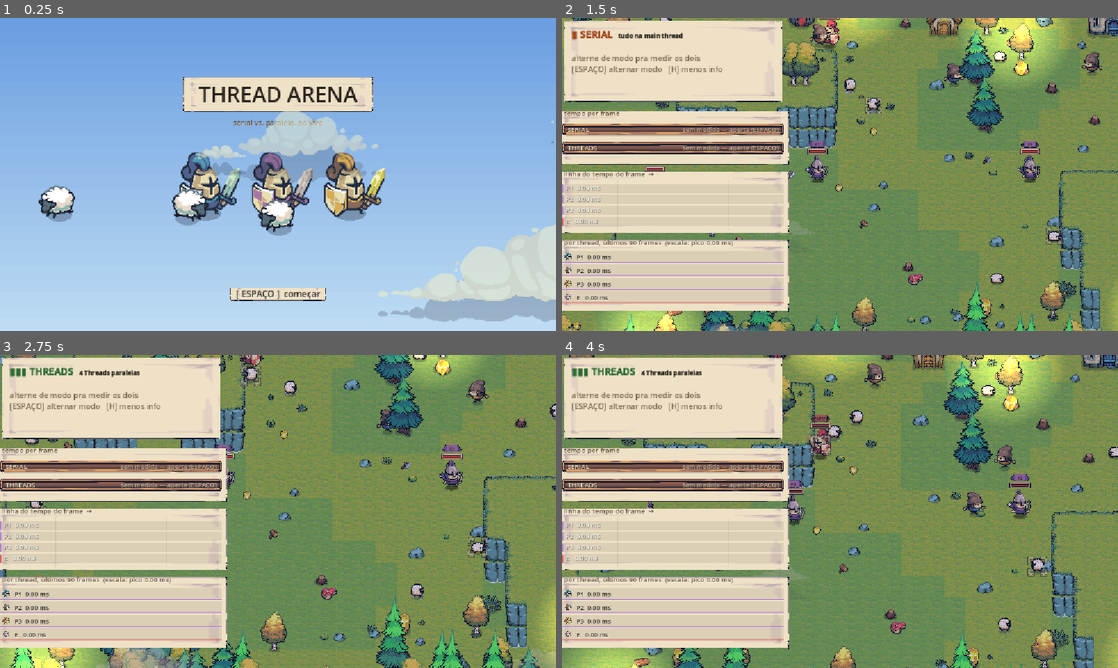
Above: before the commit, frames 1-4 (two rows, left to right).
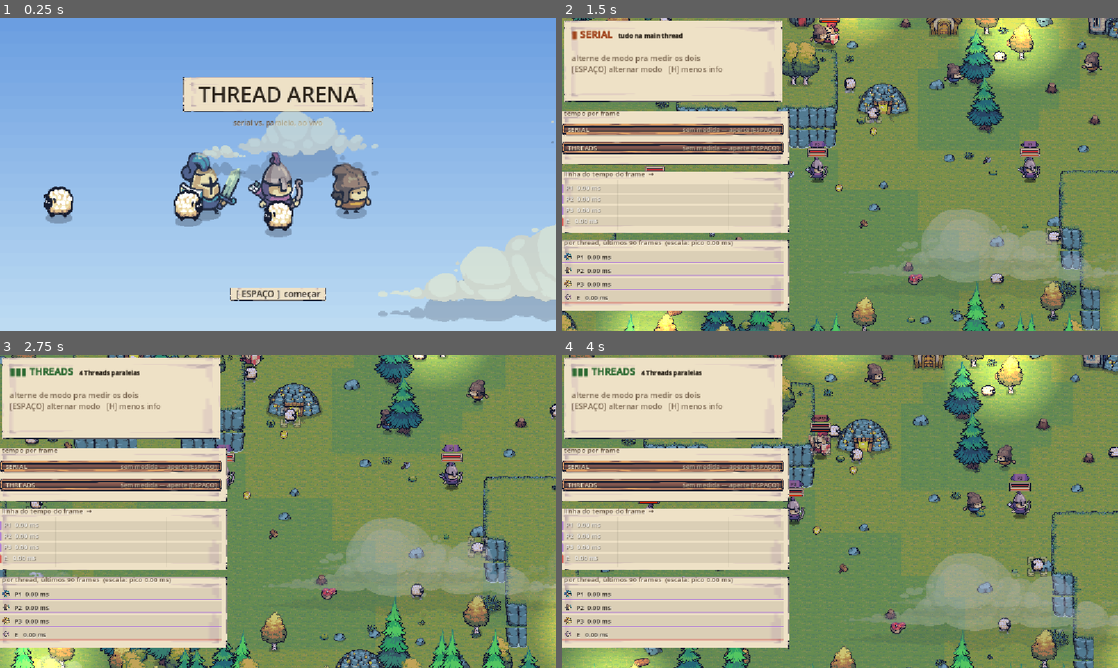
Above: after the commit, the same moments.

Repository: TobsBP/thread-arena
Game: Godot game, scene res://scenes/title_screen.tscn
Same seed, same stepped clock (60 frames per second), same inputs: the game is played once before the commit and once after it.
Inputs:
- Up to frame 1 (0.25 s): no input
- Up to frame 2 (1.5 s): tap Enter (ui_accept) at 0.5, 0.77 s; hold D 0.53-1.28 s; tap J at 0.6 s; hold S from 1.28 s (still down); tap L at 1.35 s
- Up to frame 3 (2.75 s): tap Enter (ui_accept) at 1.52 s; release S at 2.03 s; hold D from 2.03 s (still down); tap F at 2.1 s
- Up to frame 4 (4 s): release D at 2.78 s; hold W 2.78-3.53 s; tap Q at 2.85 s; tap Enter (ui_accept) at 3.02, 3.77 s; hold A from 3.53 s (still down); tap I at 3.6 s

The runs differ from the first frame. In frame 1, 3.9% of the frame differs, in the area x 6-70%, y 42-70%; in frame 2, 6.8%; in frame 3, 9.2%, in the area x 5-100%, y 0-100%; in frame 4, 7.7%.

Commit message:
feat: Update title screen and arena map with new assets and mechanics; enhance unit sprite death animations

Diff:
--- a/scripts/title_screen.gd
+++ b/scripts/title_screen.gd
@@ -26,27 +26,28 @@
 const CLOUD_WIDTH := 576.0
 const CLOUD_LAYOUT_SEED := 20260907  ## mesmo seed do character_select: nuvens alinhadas na transição
 
-## Trio de guerreiros parados de enfeite atrás do título — mesmos skins do
-## seletor de personagem (menos o preto, pra não empatar visualmente com o
-## inimigo vermelho da arena).
+## Trio de enfeite atrás do título — as 3 classes de verdade do seletor de
+## personagem (Guerreiro/Arqueira/Camponês; o Lanceiro/preto fica de fora
+## porque o quadro dele é 320×320, não 192, e bagunçaria o espaçamento).
 const BANNERS := [
 	preload("res://assets/Tiny Swords (Free Pack)/Tiny Swords (Free Pack)/Units/Blue Units/Warrior/Warrior_Idle.png"),
-	preload("res://assets/Tiny Swords (Free Pack)/Tiny Swords (Free Pack)/Units/Purple Units/Warrior/Warrior_Idle.png"),
-	preload("res://assets/Tiny Swords (Free Pack)/Tiny Swords (Free Pack)/Units/Yellow Units/Warrior/Warrior_Idle.png"),
+	preload("res://assets/Tiny Swords (Free Pack)/Tiny Swords (Free Pack)/Units/Purple Units/Archer/Archer_Idle.png"),
+	preload("res://assets/Tiny Swords (Free Pack)/Tiny Swords (Free Pack)/Units/Yellow Units/Pawn/Pawn_Idle.png"),
 ]
+## Quadros de cada um, na mesma ordem de BANNERS acima (Warrior=8, Archer=6, Pawn=8).
+const BANNER_FRAME_COUNTS: Array[int] = [8, 6, 8]
 const BANNER_FRAME_SIZE := Vector2(192.0, 192.0)
 const BANNER_FPS := 8.0
-const BANNER_FRAMES := 8
 const BANNER_SPACING := 150.0
 
 ## Ovelhas atravessando a tela, cada uma no seu ritmo — mesmos assets e
 ## frame_size que main.gd usa pra cenário vivo (Player.frame_size = 128, não
 ## 192: a ovelha é um sprite bem menor que o dos guerreiros, e é desenhada em
 ## tamanho natural, sem escala extra — só copiamos esse mesmo tamanho aqui).
-const SHEEP_MOVE := preload("res://assets/Tiny Swords (Free Pack)/Tiny Swords (Free Pack)/Terrain/Resources/Meat/Sheep/Sheep_Move.png")
+const SHEEP_MOVE := preload("res://assets/Tiny Swords/Tiny Swords (Update 010)/Resources/Sheep/HappySheep_Bouncing.png")
 const SHEEP_FRAME_SIZE := Vector2(128.0, 128.0)
 const SHEEP_FPS := 8.0
-const SHEEP_FRAMES := 4  ## Sheep_Move.png tem 4 quadros (main.gd: r_frames=4)
+const SHEEP_FRAMES := 6  ## HappySheep_Bouncing.png tem 6 quadros (main.gd: r_frames=6)
 ## Escala relativa ao guerreiro: BANNER_FRAME_SIZE é 192, a ovelha é 128 —
 ## aplicando o mesmo fator de scale dos guerreiros (1.6) o tamanho fica igual
 ## à proporção real das duas texturas lado a lado.
@@ -136,9 +137,8 @@
 		draw_rect(Rect2(0.0, i * band_h, vp.x, band_h + 1.0),
 			SKY_TOP.lerp(SKY_BOTTOM, float(i) / float(BANDS - 1)), true)
 
-	## Trio de guerreiros animados, de enfeite, atrás do título.
-	var frame := int(_anim_time * BANNER_FPS) % BANNER_FRAMES
-	var src := Rect2(frame * BANNER_FRAME_SIZE.x, 0.0, BANNER_FRAME_SIZE.x, BANNER_FRAME_SIZE.y)
+	## Trio animado (Guerreiro/Arqueira/Camponês), de enfeite, atrás do título.
+	## Frame size é igual pros três (192), só a contagem de quadros muda.
 	var scale := 1.6
 	var dw := BANNER_FRAME_SIZE.x * scale
 	var dh := BANNER_FRAME_SIZE.y * scale
@@ -146,6 +146,8 @@
 	var banner_top := vp.y * 0.5 - dh * 0.5 + 30.0
 	var first_banner_cx := vp.x * 0.5 - total_w * 0.5
 	for i in BANNERS.size():
+		var frame := int(_anim_time * BANNER_FPS) % BANNER_FRAME_COUNTS[i]
+		var src := Rect2(frame * BANNER_FRAME_SIZE.x, 0.0, BANNER_FRAME_SIZE.x, BANNER_FRAME_SIZE.y)
 		var cx := first_banner_cx + BANNER_SPACING * i
 		draw_texture_rect_region(BANNERS[i],
 			Rect2(cx - dw * 0.5, banner_top, dw, dh), src,
--- a/scripts/world/arena_map.gd
+++ b/scripts/world/arena_map.gd
@@ -77,6 +77,15 @@
 	preload("res://assets/Tiny Swords (Free Pack)/Tiny Swords (Free Pack)/Terrain/Resources/Wood/Trees/Tree4.png"),
 ]
 const TREE_FRAMES := 8  ## as folhas de árvore são 8 quadros de balanço lado a lado
+## Toco de cada árvore acima, na mesma ordem — vira o desenho quando cortada
+## (ver chop_tree()). REGROW_TIME é quanto tempo até a árvore voltar a crescer.
+const STUMPS := [
+	preload("res://assets/Tiny Swords (Free Pack)/Tiny Swords (Free Pack)/Terrain/Resources/Wood/Trees/Stump 1.png"),
+	preload("res://assets/Tiny Swords (Free Pack)/Tiny Swords (Free Pack)/Terrain/Resources/Wood/Trees/Stump 2.png"),
+	preload("res://assets/Tiny Swords (Free Pack)/Tiny Swords (Free Pack)/Terrain/Resources/Wood/Trees/Stump 3.png"),
+	preload("res://assets/Tiny Swords (Free Pack)/Tiny Swords (Free Pack)/Terrain/Resources/Wood/Trees/Stump 4.png"),
+]
+const REGROW_TIME := 25.0
 
 ## Construções fixas: [textura, posição em fração da ilha].
 const BUILDINGS := [
@@ -116,11 +125,11 @@
 	preload("res://assets/Tiny Swords (Free Pack)/Tiny Swords (Free Pack)/Terrain/Resources/Tools/Tool_03.png"),
 	preload("res://assets/Tiny Swords (Free Pack)/Tiny Swords (Free Pack)/Terrain/Resources/Tools/Tool_04.png"),
 ]
-const GOLD_STONES := [
-	preload("res://assets/Tiny Swords (Free Pack)/Tiny Swords (Free Pack)/Terrain/Resources/Gold/Gold Stones/Gold Stone 1.png"),
-	preload("res://assets/Tiny Swords (Free Pack)/Tiny Swords (Free Pack)/Terrain/Resources/Gold/Gold Stones/Gold Stone 3.png"),
-	preload("res://assets/Tiny Swords (Free Pack)/Tiny Swords (Free Pack)/Terrain/Resources/Gold/Gold Stones/Gold Stone 5.png"),
-]
+## Mina de ouro de verdade (pack Update 010) no lugar das pedrinhas soltas —
+## prédio, então ganha blocker como as construções, e a coleta (main.gd) usa
+## a mesma gold_spots de sempre, só menos pontos (mina é maior que pedra).
+const GOLD_MINE := preload("res://assets/Tiny Swords/Tiny Swords (Update 010)/Resources/Gold Mine/GoldMine_Active.png")
+const GOLD_MINE_COUNT := 8
 
 ## Pedras e um pato boiando na faixa de água — a borda não fica vazia. As
 ## duas texturas são tiras animadas (marola na pedra, pato balançando).
@@ -133,6 +142,13 @@
 const WATER_ROCK_FRAMES := 16
 const DUCK := preload("res://assets/Tiny Swords (Free Pack)/Tiny Swords (Free Pack)/Terrain/Decorations/Rubber Duck/Rubber duck.png")
 const DUCK_FRAMES := 3
+
+## Ponte de enfeite saindo da borda de baixo da ilha pra dentro da água — só
+## visual (PLAY_AREA não chega lá, não precisa de blocker nem de conectar
+## nada). BRIDGE_ALL é uma folha com vários pedaços; BRIDGE_PIECE_RECT
+## recorta só o segmento horizontal (canto superior esquerdo da folha).
+const BRIDGE_ALL := preload("res://assets/Tiny Swords/Tiny Swords (Update 010)/Terrain/Bridge/Bridge_All.png")
+const BRIDGE_PIECE_RECT := Rect2(18, 0, 132, 64)
 
 ## Fogueiras: os únicos pontos quentes do mapa, um por canto habitado. O pack
 ## não tem uma fogueira pronta — é a pilha de lenha com a chama por cima, a
@@ -178,6 +194,14 @@
 ## Pontos de interesse pros pawns: porta das construções e pé das árvores.
 var building_spots: Array[Vector2] = []
 var tree_spots: Array[Vector2] = []
+var gold_spots: Array[Vector2] = []
+## Paralelos a tree_spots, pra cada árvore poder virar toco e voltar a
+## crescer (ver chop_tree() e o _process()).
+var _tree_nodes: Array[Node2D] = []
+var _tree_raw_spots: Array[Vector2] = []  ## canto antes do offset do pé, pra recriar o nó
+var _tree_tex: Array[Texture2D] = []  ## árvore original, pra restaurar ao crescer de novo
+var _tree_stump_tex: Array[Texture2D] = []
+var tree_regrow: Array[float] = []  ## <= 0 = árvore em pé; > 0 = segundos até voltar
 
 @onready var water: TileMapLayer = $Water
 @onready var foam: TileMapLayer = $Foam
@@ -197,14 +221,33 @@
 	_build_clouds(rng)
 
 
-## Só as nuvens se mexem por conta própria; o resto do cenário é parado ou
-## anima sozinho no AnimatedSprite2D.
+## Só as nuvens se mexem por conta própria e as árvores cortadas contam pra
+## voltar a crescer; o resto do cenário é parado ou anima sozinho no
+## AnimatedSprite2D.
 func _process(delta: float) -> void:
 	for c in clouds.get_children():
 		var sprite := c as Sprite2D
 		sprite.position.x += CLOUD_SPEED * sprite.modulate.a * delta
 		if sprite.position.x > WORLD.x:
 			sprite.position.x = -CLOUD_WIDTH * sprite.scale.x
+
+	for i in tree_regrow.size():
+		if tree_regrow[i] <= 0.0:
+			continue
+		tree_regrow[i] -= delta
+		if tree_regrow[i] <= 0.0:
+			_tree_nodes[i].queue_free()
+			_tree_nodes[i] = _add_decor(_tree_tex[i], _tree_raw_spots[i], TREE_FRAMES)
+
+
+## Troca a árvore pelo toco (main.gd chama isso ao começar a coleta de
+## madeira) e agenda quando ela volta a virar árvore, no _process() acima.
+func chop_tree(index: int) -> void:
+	if tree_regrow[index] > 0.0:
+		return
+	tree_regrow[index] = REGROW_TIME
+	_tree_nodes[index].queue_free()
+	_tree_nodes[index] = _add_decor(_tree_stump_tex[index], _tree_raw_spots[index], 1)
 
 
 ## Nuvem mais opaca = mais perto = mais rápida: a camada inteira ganha
@@ -416,14 +459,20 @@
 				Vector2(size.x * 0.7, size.y * 0.45)))
 		building_spots.append(pos + Vector2(size.x * 0.5, size.y + 20.0))
 	for _i in 60:
-		var tree: Texture2D = TREES[rng.randi() % TREES.size()]
+		var idx := rng.randi() % TREES.size()
+		var tree: Texture2D = TREES[idx]
 		var spot := _fit(_edge_spot(rng), tree, TREE_FRAMES)
-		_add_decor(tree, spot, TREE_FRAMES)
+		var node := _add_decor(tree, spot, TREE_FRAMES)
 		# Tronco: um retângulo pequeno no pé do quadro, a copa não bloqueia.
 		var fw := tree.get_width() / TREE_FRAMES
 		blockers.append(Rect2(spot + Vector2(fw * 0.5 - 18.0, tree.get_height() - 38.0),
 				Vector2(36.0, 26.0)))
 		tree_spots.append(spot + Vector2(fw * 0.5, tree.get_height() - 25.0))
+		_tree_nodes.append(node)
+		_tree_raw_spots.append(spot)
+		_tree_tex.append(tree)
+		_tree_stump_tex.append(STUMPS[idx])
+		tree_regrow.append(0.0)
 	for _i in 30:
 		var bush: Texture2D = BUSHES[rng.randi() % BUSHES.size()]
 		_add_decor(bush, _fit(_edge_spot(rng), bush, BUSH_FRAMES), BUSH_FRAMES)
@@ -440,13 +489,27 @@
 	for _i in 26:
 		var prop: Texture2D = PROPS[rng.randi() % PROPS.size()]
 		_add_decor(prop, _fit(_land_spot(rng), prop, 1), 1, SWAY_FPS, GROUND_FOOT)
-	# Ouro só nas bordas: no meio ia virar enfeite pisado o tempo todo.
-	for _i in 8:
-		var gold: Texture2D = GOLD_STONES[rng.randi() % GOLD_STONES.size()]
-		_add_decor(gold, _fit(_edge_spot(rng), gold, 1), 1, SWAY_FPS, GROUND_FOOT)
+	# Minas só nas bordas: no meio ia virar obstáculo no meio da arena.
+	for _i in GOLD_MINE_COUNT:
+		var pos := _fit(_edge_spot(rng), GOLD_MINE, 1)
+		var mine_node := _add_decor(GOLD_MINE, pos, 1)
+		var size := GOLD_MINE.get_size()
+		# Prédio pequeno: só a base bloqueia, igual às construções fixas.
+		blockers.append(Rect2(pos + Vector2(size.x * 0.15, size.y * 0.55),
+				Vector2(size.x * 0.7, size.y * 0.35)))
+		gold_spots.append(mine_node.position + Vector2(size.x * 0.5, 0))
 	for _i in 14:
 		_add_decor(WATER_ROCKS[rng.randi() % WATER_ROCKS.size()], _water_spot(rng),
 				WATER_ROCK_FRAMES)
+	# Ponte de enfeite saindo da beirada de baixo da ilha pra dentro da água.
+	var bridge_tex := AtlasTexture.new()
+	bridge_tex.atlas = BRIDGE_ALL
+	bridge_tex.region = BRIDGE_PIECE_RECT
+	var bridge_cx := ISLAND.position.x + ISLAND.size.x * 0.5
+	var bridge_cy := ISLAND.end.y + 20.0
+	_add_decor(bridge_tex,
+			Vector2(bridge_cx - BRIDGE_PIECE_RECT.size.x * 0.5, bridge_cy - BRIDGE_PIECE_RECT.size.y * 0.5),
+			1, SWAY_FPS, 0.5)
 	_add_decor(DUCK, _water_spot(rng), DUCK_FRAMES)
 	for spot in CAMPFIRES:
 		_add_campfire(ISLAND.position + (spot as Vector2) * ISLAND.size)
--- a/scripts/world/unit_sprite.gd
+++ b/scripts/world/unit_sprite.gd
@@ -14,7 +14,18 @@
 const UI_BAR_FILL := preload("res://assets/Tiny Swords (Free Pack)/Tiny Swords (Free Pack)/UI Elements/UI Elements/Bars/SmallBar_Fill.png")
 const UI_RIBBON := preload("res://assets/Tiny Swords (Free Pack)/Tiny Swords (Free Pack)/UI Elements/UI Elements/Ribbons/SmallRibbons.png")
 const DUST := preload("res://assets/Tiny Swords (Free Pack)/Tiny Swords (Free Pack)/Particle FX/Dust_01.png")
-const BOOM := preload("res://assets/Tiny Swords (Free Pack)/Tiny Swords (Free Pack)/Particle FX/Explosion_01.png")
+## Caveira que aparece e desaparece — animação de morte de verdade (pack
+## Update 010). Só pra quem não é ovelha (ver is_sheep) — ovelha vira baforada.
+const DEAD := preload("res://assets/Tiny Swords/Tiny Swords (Update 010)/Factions/Knights/Troops/Dead/Dead.png")
+## Estouro rápido junto com a caveira, só pra dar mais impacto na morte.
+const EXPLOSION := preload("res://assets/Tiny Swords (Free Pack)/Tiny Swords (Free Pack)/Particle FX/Explosion_01.png")
+## Aura verde do Curandeiro — toca em volta de quem pegou carne (ver is_healing).
+const HEAL_FX := preload("res://assets/Tiny Swords (Free Pack)/Tiny Swords (Free Pack)/Units/Blue Units/Monk/Heal_Effect.png")
+## Contador de recursos dos lenhadores/mineradores (mesmos ícones do prompt de coleta em main.gd).
+const WOOD_ICON := preload("res://assets/Tiny Swords (Free Pack)/Tiny Swords (Free Pack)/UI Elements/UI Elements/Icons/Icon_02.png")
+const GOLD_ICON := preload("res://assets/Tiny Swords (Free Pack)/Tiny Swords (Free Pack)/UI Elements/UI Elements/Icons/Icon_03.png")
+## Escudinho que pisca quando o bloqueio absorve um golpe (ver is_blocking_fx).
+const SHIELD_ICON := preload("res://assets/Tiny Swords (Free Pack)/Tiny Swords (Free Pack)/UI Elements/UI Elements/Icons/Icon_06.png")
 
 ## Recortes: as duas texturas têm as pontas nas bordas e o miolo em x 128..192.
 const BAR_SRC := Rect2(49, 22, 222, 19)
@@ -22,12 +33,30 @@
 const RIBBON_SIZE := Vector2(315, 54)  ## faixa arredondada; o y muda por cor
 const RIBBON_CAP := 62.0
 const RADIUS := 20.0  ## círculo de reserva, se a unidade não tiver textura
+const LOW_HP_RATIO := 0.25  ## abaixo disso, a barra pisca
+const LOW_HP_PULSE_SPEED := 9.0  ## rad/s do piscar
 
 const DUST_FRAMES := 8
 const DUST_FPS := 14.0
 const DUST_SIZE := 64.0
-const BOOM_FRAMES := 8
-const BOOM_SIZE := 192.0
+## Folha 896x256 = grade de 7 colunas x 2 linhas, lida em ordem (linha 0
+## primeiro): caveira aparece, assenta e encolhe até sumir. Toca a
+## Player.DEATH_TIME inteira — dura mais que o estouro de baixo.
+const DEAD_COLS := 7
+const DEAD_ROWS := 2
+const DEAD_FRAMES := DEAD_COLS * DEAD_ROWS
+const DEAD_SIZE := 128.0
+## Estouro: rápido, só no começo da morte — o resto do tempo é só a caveira.
+const EXPLOSION_FRAMES := 8
+const EXPLOSION_SIZE := 192.0
+const EXPLOSION_DURATION := 0.4
+## Baforada da ovelha: reaproveita o quadro de poeira de corrida, mas maior
+## e só uma vez, no instante da morte — sem caveira, ela é bicho, não gente.
+const POOF_DURATION := 0.5
+const POOF_SCALE := 1.9
+## Aura de cura: 11 quadros, toca a HEAL_FX_DURATION inteira em volta do corpo.
+const HEAL_FRAMES := 11
+const HEAL_SIZE := 192.0
 
 var unit: Player
 var show_badge := true  ## ovelha não tem nome nem barra de vida
@@ -57,9 +86,13 @@
 
 	_draw_dust()
 	_draw_body(body)
-	_draw_boom(body)
+	_draw_dead(body)
+	_draw_heal_fx(body)
+	_draw_block_fx(body)
 	if not show_badge or unit.is_dead():
 		return
+
+	_draw_resource_count(body)
 
 	# Faixa com o nome e barra de vida, ambas do pack de UI.
 	PackUI.hslice(self, UI_RIBBON, Rect2(body + Vector2(-30, -92), Vector2(60, 22)),
@@ -78,10 +111,25 @@
 	PackUI.hslice(self, UI_BAR, bar, BAR_SRC, BAR_CAP)
 	var ratio := clampf(unit.hp / unit.max_hp, 0.0, 1.0)
 	if ratio > 0.0:
+		# Vida baixa: a faixa pisca (clareia e escurece) pra chamar atenção.
+		var fill_tint := Color.WHITE
+		if ratio < LOW_HP_RATIO:
+			var pulse := 0.5 + 0.5 * sin(unit.anim_time * LOW_HP_PULSE_SPEED)
+			fill_tint = Color.WHITE.lerp(Color(1.0, 1.0, 1.0, 0.35), pulse)
 		# Faixa vermelha do asset: 3px de altura, 8px abaixo do topo da barra.
 		draw_texture_rect_region(UI_BAR_FILL,
 				Rect2(bar.position + Vector2(7, 8), Vector2((bar.size.x - 14) * ratio, 3)),
-				Rect2(0, 30, 64, 3))
+				Rect2(0, 30, 64, 3), fill_tint)
+
+	# Estamina: barrinha amarela logo abaixo da de vida — mesmo asset da barra
+	# de vida, só tintado, sem precisar de um sprite novo pra isso.
+	var stam_bar := Rect2(bar.position + Vector2(0, bar.size.y - 2.0), Vector2(64, 10))
+	PackUI.hslice(self, UI_BAR, stam_bar, BAR_SRC, BAR_CAP * stam_bar.size.y / bar.size.y)
+	var stam_ratio := clampf(unit.stamina / unit.max_stamina, 0.0, 1.0)
+	if stam_ratio > 0.0:
+		draw_texture_rect_region(UI_BAR_FILL,
+				Rect2(stam_bar.position + Vector2(7, 4), Vector2((stam_bar.size.x - 14) * stam_ratio, 3)),
+				Rect2(0, 30, 64, 3), Color(1.0, 0.82, 0.15))
 
 
 ## Sprite animado, com flip ao virar pra esquerda.
@@ -94,11 +142,22 @@
 	var fh := unit.frame_size.y
 	var src_rect := Rect2(unit.get_current_frame() * fw, 0, fw, fh)
 	var dest_rect := Rect2(-fw * 0.5, -fh * 0.5, fw, fh)
-	# Morte: sem sprite próprio no pack — tomba de lado e some.
+	# Morte: tomba de lado e some enquanto a caveira (_draw_dead) sobe por cima.
 	var t := 0.0 if not unit.is_dead() else minf(unit.death_time / Player.DEATH_TIME, 1.0)
 	var dir := 1.0 if unit.facing_right else -1.0
-	draw_set_transform(body, dir * t * PI * 0.5, Vector2(dir, 1.0))
-	draw_texture_rect_region(tex, dest_rect, src_rect, Color(1, 1, 1, 1.0 - t))
+	# Flash vermelho de "acabei de tomar dano" — multiplica a cor, não precisa
+	# de shader: apaga verde/azul e deixa passar o vermelho da própria arte.
+	var tint := Color(1, 1, 1, 1.0 - t)
+	if unit.is_flashing():
+		tint = Color(1, 0.35, 0.35, 1.0 - t)
+	elif unit.is_charging:
+		# Carregando o golpe especial: pisca num dourado, cada vez mais rápido
+		# — dá pra "ler" que o golpe forte tá quase saindo.
+		var pulse := 0.5 + 0.5 * sin(unit.anim_time * 16.0)
+		tint = Color(1.0, 1.0 - 0.35 * pulse, 0.35 + 0.3 * pulse, 1.0 - t)
+	# "Soco" do impacto: infla e volta rápido, só no instante de tomar o golpe.
+	draw_set_transform(body, dir * t * PI * 0.5, Vector2(dir, 1.0) * unit.pop_scale())
+	draw_texture_rect_region(tex, dest_rect, src_rect, tint)
 	draw_set_transform(Vector2.ZERO, 0.0, Vector2.ONE)
 
 
@@ -114,15 +173,87 @@
 			Color(1, 1, 1, 0.8))
 
 
-## Estouro no golpe que derruba: o pack não tem sprite de morte, então a
-## explosão cobre o tombo nos primeiros quadros.
-func _draw_boom(body: Vector2) -> void:
+## Morte: ovelha só dá uma baforada e some (é bicho, não solta caveira);
+## quem mais morre ganha o estouro rápido + a caveira, que fica mais tempo.
+func _draw_dead(body: Vector2) -> void:
 	if not unit.is_dead():
 		return
-	var frame := int(unit.death_time / Player.DEATH_TIME * BOOM_FRAMES)
-	if frame >= BOOM_FRAMES:
-		return
-	draw_texture_rect_region(BOOM,
-			Rect2(body - Vector2(BOOM_SIZE, BOOM_SIZE) * 0.5,
-					Vector2(BOOM_SIZE, BOOM_SIZE)),
-			Rect2(frame * BOOM_SIZE, 0, BOOM_SIZE, BOOM_SIZE))
+	if unit.is_sheep:
+		_draw_poof(body)
+		return
+	_draw_explosion(body)
+	_draw_skull(body)
+
+
+func _draw_explosion(body: Vector2) -> void:
+	var frame := int(unit.death_time / EXPLOSION_DURATION * EXPLOSION_FRAMES)
+	if frame >= EXPLOSION_FRAMES:
+		return
+	draw_texture_rect_region(EXPLOSION,
+			Rect2(body - Vector2(EXPLOSION_SIZE, EXPLOSION_SIZE) * 0.5,
+					Vector2(EXPLOSION_SIZE, EXPLOSION_SIZE)),
+			Rect2(frame * EXPLOSION_SIZE, 0, EXPLOSION_SIZE, EXPLOSION_SIZE))
+
+
+func _draw_skull(body: Vector2) -> void:
+	var frame := int(unit.death_time / Player.DEATH_TIME * DEAD_FRAMES)
+	if frame >= DEAD_FRAMES:
+		return
+	var col := frame % DEAD_COLS
+	var row := frame / DEAD_COLS
+	draw_texture_rect_region(DEAD,
+			Rect2(body - Vector2(DEAD_SIZE, DEAD_SIZE) * 0.5,
+					Vector2(DEAD_SIZE, DEAD_SIZE)),
+			Rect2(col * DEAD_SIZE, row * DEAD_SIZE, DEAD_SIZE, DEAD_SIZE))
+
+
+func _draw_poof(body: Vector2) -> void:
+	var frame := int(unit.death_time / POOF_DURATION * DUST_FRAMES)
+	if frame >= DUST_FRAMES:
+		return
+	var s := DUST_SIZE * POOF_SCALE
+	draw_texture_rect_region(DUST,
+			Rect2(body - Vector2(s, s) * 0.5, Vector2(s, s)),
+			Rect2(frame * DUST_SIZE, 0, DUST_SIZE, DUST_SIZE),
+			Color(1, 1, 1, 0.9))
+
+
+## Aura verde em volta de quem acabou de comer a carne.
+func _draw_heal_fx(body: Vector2) -> void:
+	if not unit.is_healing():
+		return
+	var frame := int(unit.heal_fx_time / Player.HEAL_FX_DURATION * HEAL_FRAMES)
+	frame = mini(frame, HEAL_FRAMES - 1)
+	draw_texture_rect_region(HEAL_FX,
+			Rect2(body - Vector2(HEAL_SIZE, HEAL_SIZE) * 0.5, Vector2(HEAL_SIZE, HEAL_SIZE)),
+			Rect2(frame * HEAL_SIZE, 0, HEAL_SIZE, HEAL_SIZE))
+
+
+## Escudinho que aparece um instante sobre quem bloqueou um golpe (guard ativo).
+func _draw_block_fx(body: Vector2) -> void:
+	if not unit.is_blocking_fx():
+		return
+	var t := unit.block_fx_time / Player.BLOCK_FX_DURATION
+	var a := clampf(1.0 - t, 0.0, 1.0)
+	var s := 26.0 + 6.0 * (1.0 - a)  # cresce um pouco enquanto some
+	var pos := body + Vector2(0, -78)
+	draw_texture_rect(SHIELD_ICON, Rect2(pos - Vector2(s, s) * 0.5, Vector2(s, s)),
+			false, Color(1, 1, 1, a))
+
+
+## Contador de madeira/ouro carregado, só pra quem tem machado/picareta (lenhador/minerador).
+func _draw_resource_count(body: Vector2) -> void:
+	if not unit.axe_texture:
+		return
+	if unit.wood <= 0 and unit.gold <= 0:
+		return
+	var pos := body + Vector2(36, -58)
+	if unit.wood > 0:
+		draw_texture_rect(WOOD_ICON, Rect2(pos, Vector2(16, 16)), false)
+		draw_string(ThemeDB.fallback_font, pos + Vector2(18, 13), str(unit.wood),
+				HORIZONTAL_ALIGNMENT_LEFT, -1, 12, Color(0.15, 0.12, 0.15))
+		pos.y += 18
+	if unit.gold > 0:
+		draw_texture_rect(GOLD_ICON, Rect2(pos, Vector2(16, 16)), false)
+		draw_string(ThemeDB.fallback_font, pos + Vector2(18, 13), str(unit.gold),
+				HORIZONTAL_ALIGNMENT_LEFT, -1, 12, Color(0.15, 0.12, 0.15))
